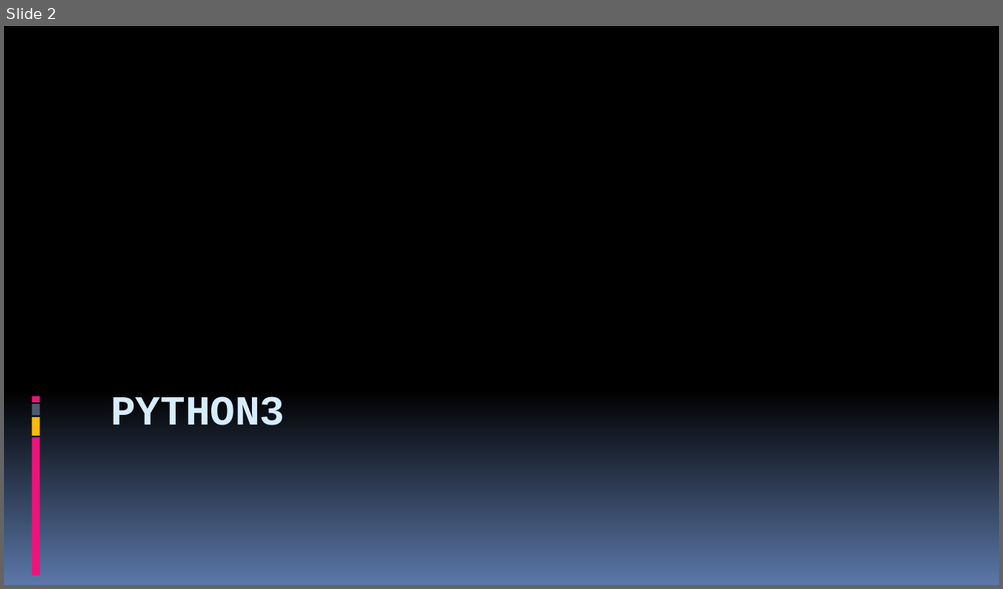
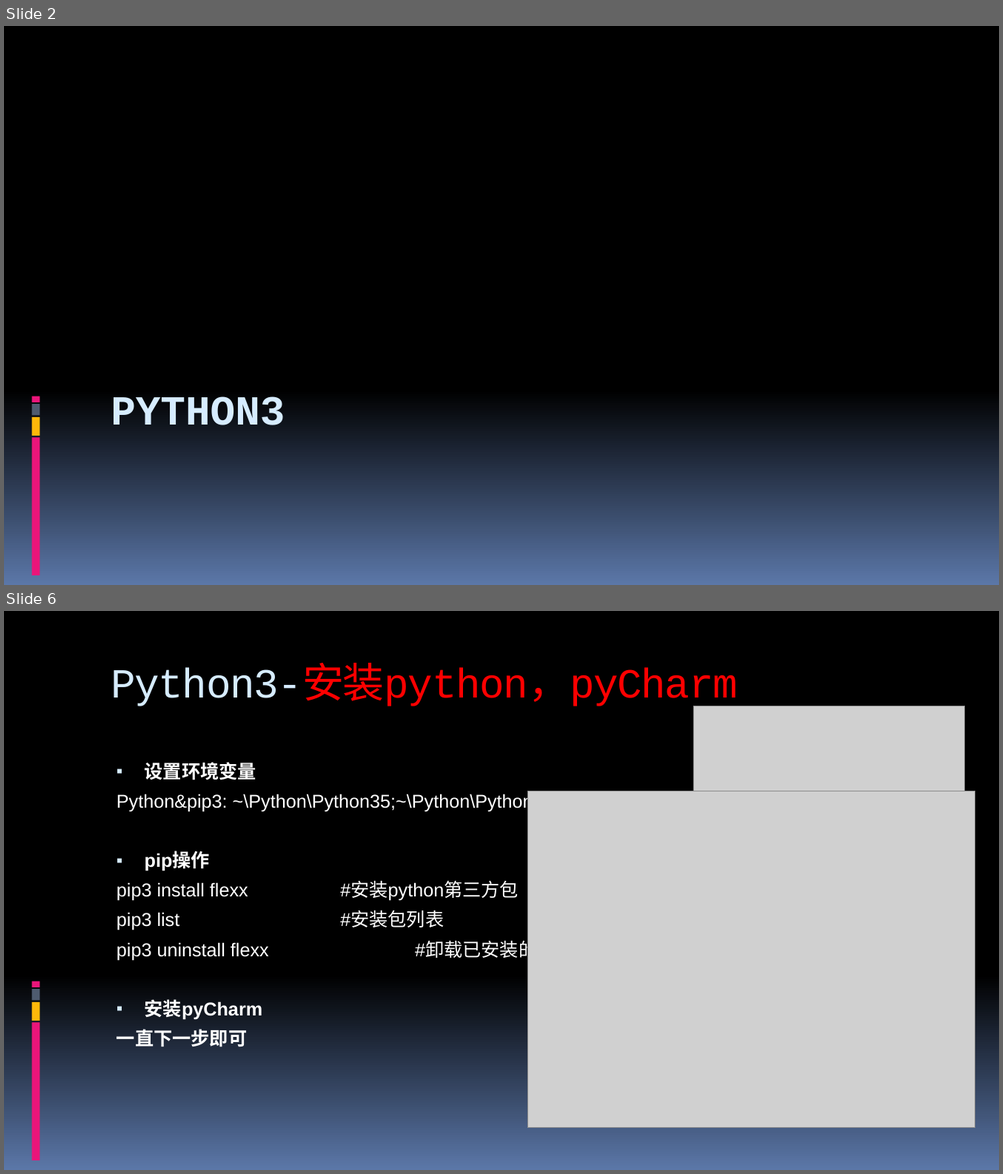
Before and after one commit to 260936767/UpdateServer, a slide deck: flexx_study/report for python&flexx.pptx. Shown one above the other, each under a label of ours: slide 2 before the commit, slides 2 and 6 after it; the slides between them are not shown. The pictures are 1003x589 and 1003x1174 pixels, drawn with LibreOffice and Linux fonts; fonts in the diff are those of the drawing; grey boxes stand for pictures. Boxes give left, top, right and bottom in pixels: in the first picture for what was removed or moved away, otherwise in the second. Text is boxed around its words. In the diff, an @@ line names an element or a change of style, - is before the commit and + after.

```diff
--- a/flexx_study/report for python&flexx.pptx
+++ b/flexx_study/report for python&flexx.pptx
@@ slide 6 added at [4,611,999,1170], background gradient #000000 to #5B77A8; not listed: 8 template elements that a slide beside it also shows @@
@@ title added at [111,668,737,709], 40 pt, text #FF0000 @@
+Python3-安装python，pyCharm
@@ picture added at [694,706,965,1038] @@
@@ text added at [116,762,616,1048], 18 pt, text #FFFFFF @@
+▪ 设置环境变量
+Python&pip3: ~\Python\Python35;~\Python\Python35\Scripts
+▪ pip操作
+pip3 install flexx #安装python第三方包
+pip3 list #安装包列表
+pip3 uninstall flexx #卸载已安装的包
+▪ 安装pyCharm
+一直下一步即可
@@ picture added at [528,791,976,1128] @@
```
Also in this commit, not shown: 5 slides changed, 17 other slides added, 4 slides removed.
